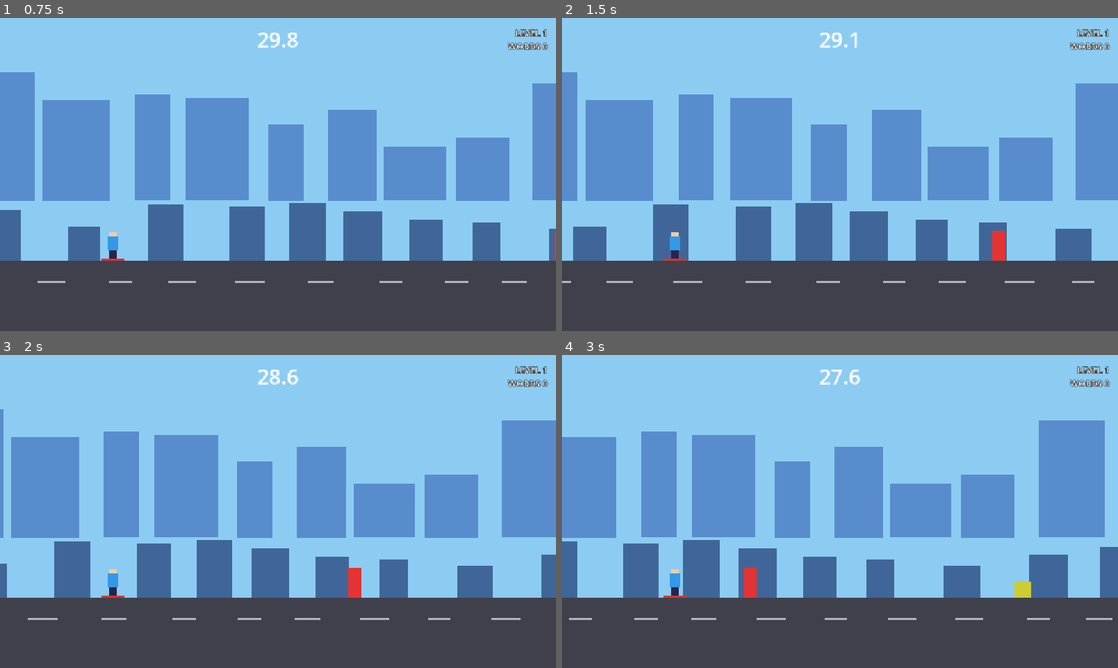
Above: before the commit, frames 1-4 (two rows, left to right).
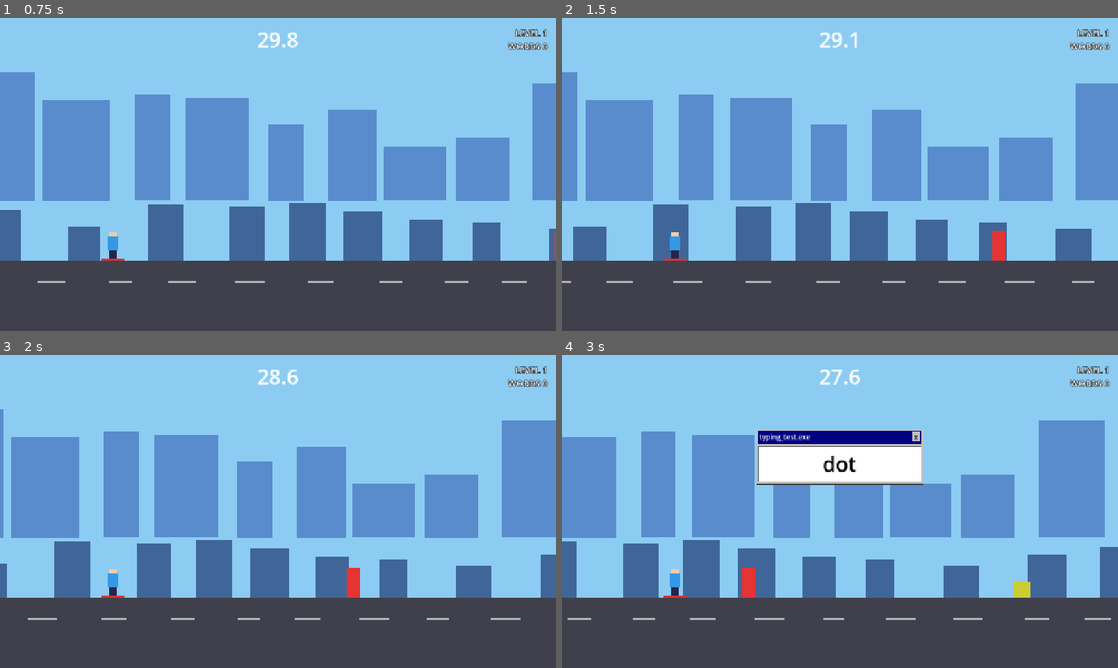
Above: after the commit, the same moments.

Repository: Sleepyad/HackTheFuture
Game: Godot game, scene res://scenes/main.tscn
The game is run twice, just before and just after one commit, with the same random seed, the same clock (stepped at 60 frames per second) and the same inputs.
Inputs:
- Up to frame 1 (0.75 s): click "CLICK TO START" at 0.5 s
- Up to frame 2 (1.5 s): tap Enter at 1.25 s
- Up to frame 3 (2 s): no input
- Up to frame 4 (3 s): no input

Frame 1 is identical in both runs. In frame 2, less than 0.1% of the frame differs, in the area x 48-58%, y 59-85%; in frame 3, 0.2%; in frame 4, 5.8%, in the area x 1-99%, y 23-85%.

Commit message:
C: faster difficulty ramp, easy warmup words
- First 2 words are always 3 letters, then straight to 5-6 letter words
- Difficulty (scroll speed, air time, glitches) maxes out at 90s instead of 180s
- New level every 15s

Co-Authored-By: Claude Sonnet 5.5 <noreply@anthropic.com>
Claude-Session: https://claude.ai/code/session_012B94vVf9d5PuSaHHgm2VeC

Diff:
--- a/HackAThon/scripts/game.gd
+++ b/HackAThon/scripts/game.gd
@@ -6,7 +6,7 @@
 const START_TIME := 30.0            # seconds on the clock at the start
 const MAX_TIME := 60.0              # clock can never exceed this
 const SLOWMO_SCALE := 0.3           # world speed during a trick (option B). 1.0 = normal
-const RAMP_SECONDS := 180.0         # how long until difficulty hits max (1.0)
+const RAMP_SECONDS := 90.0          # how long until difficulty hits max (1.0): speed, air time, glitches
 
 # values at difficulty 0.0 (easy) and 1.0 (hard)
 const WORD_LEN_EASY := 3
@@ -18,8 +18,8 @@
 const PENALTY_PER_KEY := 0.5        # seconds lost per wrong key
 const OBSTACLE_PENALTY := 3.0       # seconds lost when the skater hits an obstacle
 const HIT_COOLDOWN := 0.6           # real seconds; one obstacle can only cost time once
-const LEVEL_SECONDS := 20.0         # a new level every N real seconds (C3)
-const LONGER_WORD_CHANCE := 0.3     # chance to get a word one letter longer than the level
+const LEVEL_SECONDS := 15.0         # a new level every N real seconds (C3)
+const WARMUP_WORDS := 2             # the first N words are always easy (3 letters)
 const MAX_LEVEL := 8
 const POINTS_PER_WORD := 5          # score = seconds survived + POINTS_PER_WORD * words
 # Typing speed rating: fraction of the air time used to finish the word.
@@ -259,13 +259,12 @@
 	game_over.emit(elapsed)
 
 
-# Word length follows the level: lvl1 = 3, lvl2 = 4, lvl3 = 5, lvl4+ = 6 letters,
-# with a LONGER_WORD_CHANCE of one extra letter so hard words show up early too.
+# First WARMUP_WORDS words: 3 letters. Then straight to hard words:
+# 5 letters at level 1, 6 letters from level 2 on.
 func _pick_word() -> String:
-	var length := WORD_LEN_EASY + level - 1
-	if randf() < LONGER_WORD_CHANCE:
-		length += 1
-	length = clampi(length, WORD_LEN_EASY, WORD_LEN_HARD)
+	var length := WORD_LEN_EASY
+	if words_completed >= WARMUP_WORDS:
+		length = clampi(WORD_LEN_EASY + 1 + level, WORD_LEN_EASY, WORD_LEN_HARD)
 	var bucket: Array = WORDS[length]
 	return bucket[randi() % bucket.size()]
 
